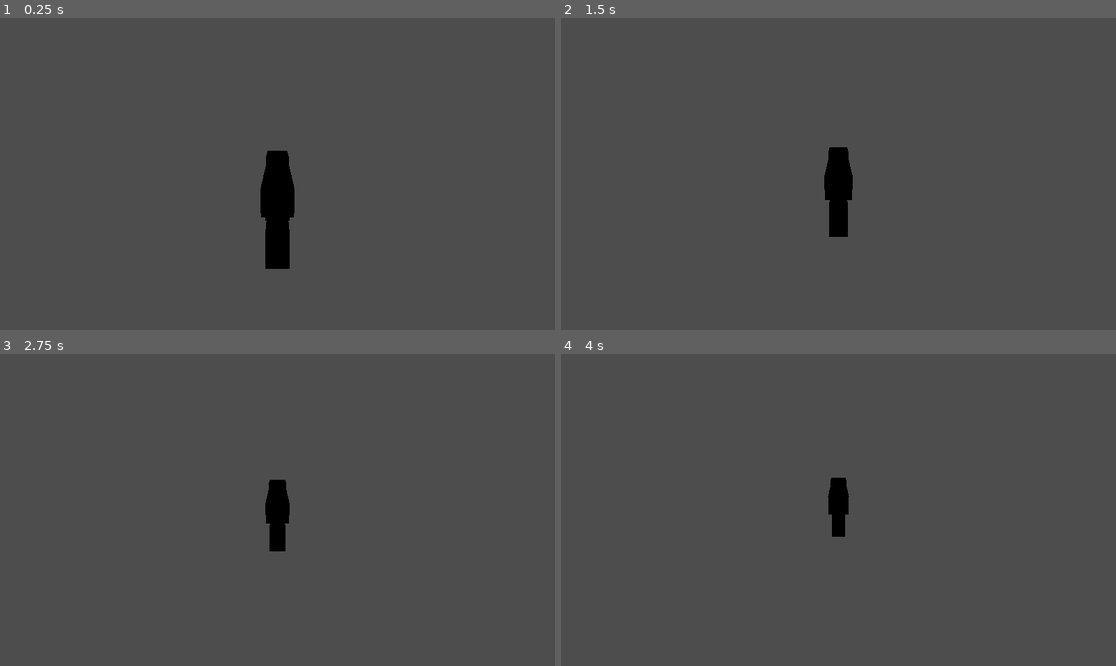
Above: before the commit, frames 1-4 (two rows, left to right).
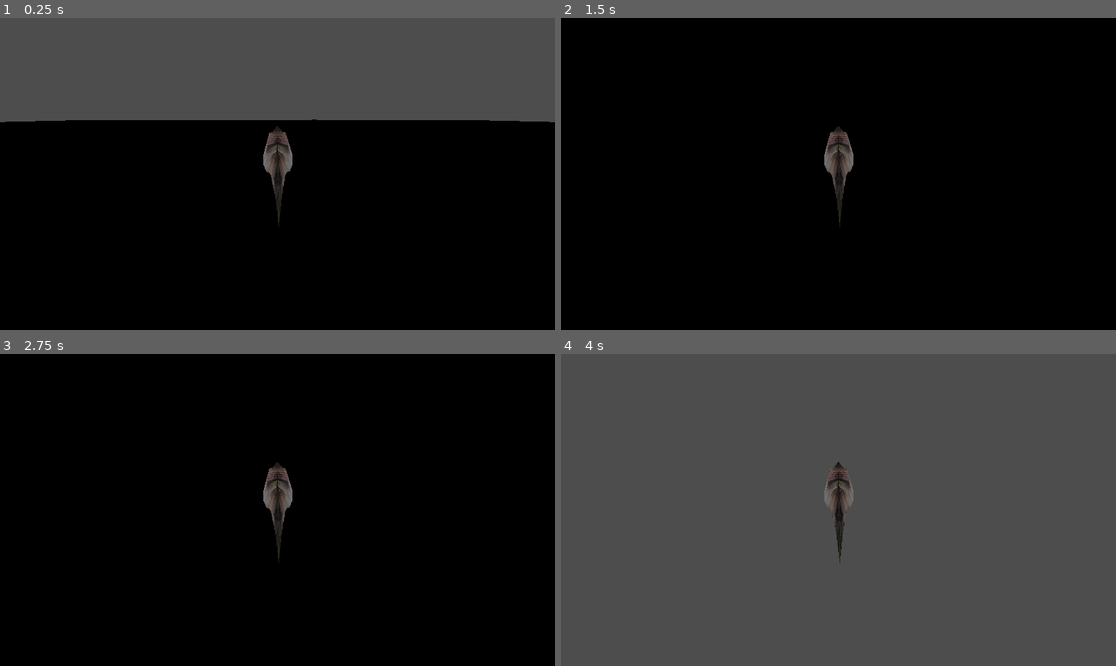
Above: after the commit, the same moments.

Repository: henkehedstrom/dj-scaled
Game: Godot game, scene res://level.tscn
The game is run twice, just before and just after one commit, with the same random seed, the same clock (stepped at 60 frames per second) and the same inputs.
Inputs (mouse positions are in pixels of both pictures, inside the frame that each line leads up to):
- Up to frame 1 (0.25 s): no input
- Up to frame 2 (1.5 s): move the mouse to (960, 158) at 0.52 s; hold D (right, bound only after the commit) 0.53-1.28 s; move the mouse to (727, 189) at 1.27 s; hold S (back, bound only after the commit) from 1.28 s (still down)
- Up to frame 3 (2.75 s): move the mouse to (333, 441) at 2.02 s; release S (back, bound only after the commit) at 2.03 s; hold D (right, bound only after the commit) from 2.03 s (still down)
- Up to frame 4 (4 s): tap Enter at 2.75 s; move the mouse to (810, 572) at 2.77 s; release D (right, bound only after the commit) at 2.78 s; hold W (forward, bound only after the commit) 2.78-3.53 s; move the mouse to (1005, 556) at 3.52 s; hold A (left, bound only after the commit) from 3.53 s (still down)

The runs differ from the first frame. In frame 1, 66% of the frame differs, in the area x 0-100%, y 32-100%; in frame 2, 99%; in frame 3, 100%, in the area x 0-100%, y 0-100%; in frame 4, 0.7%.

Commit message:
Fish in game

Diff:
--- a/Fish.gd
+++ b/Fish.gd
@@ -1,14 +1,51 @@
 extends CharacterBody3D
 
+var speed: float = 0.0
+var max_speed: float = 4.0
+var min_speed: float = 0.0
+var acceleration: float = 1.0
+var yaw_speed: float = 3.14
+
+var rotation_angle: Vector2 = Vector2.ZERO
 
 # Called when the node enters the scene tree for the first time.
 func _ready():
+	Input.mouse_mode = Input.MOUSE_MODE_CAPTURED
 	pass # Replace with function body.
 
 
 # Called every frame. 'delta' is the elapsed time since the previous frame.
 func _process(delta):
+	if Input.is_action_pressed("forward"):
+		speed += acceleration * delta
+
+	if Input.is_action_pressed("back"):
+		speed -= acceleration * delta
+
+	var yaw: float = 0.0;
+	if Input.is_action_pressed("right"):
+		yaw = yaw_speed
+
+	if Input.is_action_pressed("left"):
+		yaw = -yaw_speed
+
+	speed = clamp(speed, min_speed, max_speed)
+
+	var aim = get_global_transform().basis
+	var right = aim.x
+	var up = aim.y
+	var forward = aim.z
+
+	rotate(right, rotation_angle.y * delta) # Pitch
+	rotate(forward, rotation_angle.x * delta) # Roll
+	rotate(up, yaw * delta) # Yaw
 	pass
 
 func _physics_process(delta):
-	move_and_collide(Vector3(0,0,-0.01))
+	var aim = get_global_transform().basis
+	var forward = -aim.z
+	move_and_collide(forward * speed)
+
+func _input(event):
+	if event is InputEventMouseMotion:
+		rotation_angle = event.relative
--- a/fish.tscn
+++ b/fish.tscn
@@ -1,33 +1,17 @@
 [gd_scene load_steps=4 format=3 uid="uid://cid6u3cmr5qux"]
 
 [ext_resource type="Script" path="res://Fish.gd" id="1_y5jyl"]
+[ext_resource type="PackedScene" uid="uid://5db2ymui2if4" path="res://fish.glb" id="2_jbxnt"]
 
 [sub_resource type="BoxShape3D" id="BoxShape3D_n0rue"]
-size = Vector3(1, 1, 3.51849)
-
-[sub_resource type="BoxMesh" id="BoxMesh_vapq4"]
+size = Vector3(1, 1, 5.38096)
 
 [node name="Fish" type="CharacterBody3D"]
 script = ExtResource("1_y5jyl")
 
 [node name="CollisionShape3D" type="CollisionShape3D" parent="."]
-transform = Transform3D(1, 0, 0, 0, 1, 0, 0, 0, 1, 0.000483274, 0, -0.0043416)
+transform = Transform3D(1, 0, 0, 0, 1, 0, 0, 0, 1, 0.000483274, 0.144249, -0.186019)
 shape = SubResource("BoxShape3D_n0rue")
 
-[node name="MeshInstance3D3" type="MeshInstance3D" parent="."]
-transform = Transform3D(0.314935, 0, 0, 0, 0.0140985, 0.497826, 0, -1.13808, 0.127509, 0, 0.348055, 1.35451)
-mesh = SubResource("BoxMesh_vapq4")
-skeleton = NodePath("../MeshInstance3D")
-
-[node name="MeshInstance3D4" type="MeshInstance3D" parent="."]
-transform = Transform3D(0.560352, 0, 0, 0, 0.840385, 0, 0, 0, 0.96516, -0.00296378, 0.0111963, -1.08893)
-mesh = SubResource("BoxMesh_vapq4")
-
-[node name="MeshInstance3D2" type="MeshInstance3D" parent="."]
-transform = Transform3D(0.314935, 0, 0, 0, -0.0172426, 0.497435, 0, -1.13719, -0.155944, 0, -0.302138, 1.35451)
-mesh = SubResource("BoxMesh_vapq4")
-skeleton = NodePath("../MeshInstance3D")
-
-[node name="MeshInstance3D" type="MeshInstance3D" parent="."]
-transform = Transform3D(0.560352, 0, 0, 0, 0.499937, 0, 0, 0, 2.27325, 0, 0, 0)
-mesh = SubResource("BoxMesh_vapq4")
+[node name="fish" parent="." instance=ExtResource("2_jbxnt")]
+transform = Transform3D(-4.37114e-08, 0, -1, 0, 1, 0, 1, 0, -4.37114e-08, 0, 0, 0)
--- /dev/null
+++ b/fish_material.tres
@@ -0,0 +1,9 @@
+[gd_resource type="StandardMaterial3D" load_steps=2 format=3 uid="uid://b1pb68vupqq8q"]
+
+[ext_resource type="Texture2D" uid="uid://by8isd383o2au" path="res://fish_texture.png" id="1_l4j7b"]
+
+[resource]
+shading_mode = 0
+albedo_color = Color(0.584314, 0.584314, 0.584314, 1)
+albedo_texture = ExtResource("1_l4j7b")
+texture_filter = 2
--- a/level.tscn
+++ b/level.tscn
@@ -1,10 +1,38 @@
-[gd_scene load_steps=2 format=3 uid="uid://dkk2wy2c3o8qi"]
+[gd_scene load_steps=4 format=3 uid="uid://dkk2wy2c3o8qi"]
 
 [ext_resource type="PackedScene" uid="uid://cid6u3cmr5qux" path="res://fish.tscn" id="1_8guv1"]
+
+[sub_resource type="BoxMesh" id="BoxMesh_kmqdb"]
+
+[sub_resource type="PlaneMesh" id="PlaneMesh_vukxj"]
 
 [node name="Level" type="Node3D"]
 
 [node name="Fish" parent="." instance=ExtResource("1_8guv1")]
 
-[node name="Camera3D" type="Camera3D" parent="."]
-transform = Transform3D(1, 0, 0, 0, 0.961098, 0.276208, 0, -0.276208, 0.961098, 0, 1.40857, 4.08699)
+[node name="Camera3D" type="Camera3D" parent="Fish"]
+transform = Transform3D(1, 0, 0, 0, 0.961098, 0.276208, 0, -0.276208, 0.961098, 0, 1.40857, 7.70137)
+
+[node name="MeshInstance3D" type="MeshInstance3D" parent="."]
+transform = Transform3D(1, 0, 0, 0, 1, 0, 0, 0, 1, 5.23259, 0, -11.6301)
+mesh = SubResource("BoxMesh_kmqdb")
+
+[node name="MeshInstance3D2" type="MeshInstance3D" parent="."]
+transform = Transform3D(1, 0, 0, 0, 1, 0, 0, 0, 1, -5.52137, 0, -19.0674)
+mesh = SubResource("BoxMesh_kmqdb")
+
+[node name="MeshInstance3D3" type="MeshInstance3D" parent="."]
+transform = Transform3D(1, 0, 0, 0, 1, 0, 0, 0, 1, 8.62072, 0, -41.3032)
+mesh = SubResource("BoxMesh_kmqdb")
+
+[node name="MeshInstance3D4" type="MeshInstance3D" parent="."]
+transform = Transform3D(1, 0, 0, 0, 1, 0, 0, 0, 1, -5.96744, 0, -33.4878)
+mesh = SubResource("BoxMesh_kmqdb")
+
+[node name="MeshInstance3D5" type="MeshInstance3D" parent="."]
+transform = Transform3D(1, 0, 0, 0, 1, 0, 0, 0, 1, -12.9173, 0, -11.4848)
+mesh = SubResource("BoxMesh_kmqdb")
+
+[node name="floor" type="MeshInstance3D" parent="."]
+transform = Transform3D(709.219, 0, 0, 0, 709.219, 0, 0, 0, 709.219, 0, -14.3916, 0)
+mesh = SubResource("PlaneMesh_vukxj")
--- a/project.godot
+++ b/project.godot
@@ -15,6 +15,29 @@
 config/features=PackedStringArray("4.1", "GL Compatibility")
 config/icon="res://icon.svg"
 
+[input]
+
+forward={
+"deadzone": 0.5,
+"events": [Object(InputEventKey,"resource_local_to_scene":false,"resource_name":"","device":0,"window_id":0,"alt_pressed":false,"shift_pressed":false,"ctrl_pressed":false,"meta_pressed":false,"pressed":false,"keycode":0,"physical_keycode":87,"key_label":0,"unicode":0,"echo":false,"script":null)
+]
+}
+back={
+"deadzone": 0.5,
+"events": [Object(InputEventKey,"resource_local_to_scene":false,"resource_name":"","device":0,"window_id":0,"alt_pressed":false,"shift_pressed":false,"ctrl_pressed":false,"meta_pressed":false,"pressed":false,"keycode":0,"physical_keycode":83,"key_label":0,"unicode":0,"echo":false,"script":null)
+]
+}
+right={
+"deadzone": 0.5,
+"events": [Object(InputEventKey,"resource_local_to_scene":false,"resource_name":"","device":0,"window_id":0,"alt_pressed":false,"shift_pressed":false,"ctrl_pressed":false,"meta_pressed":false,"pressed":false,"keycode":0,"physical_keycode":68,"key_label":0,"unicode":0,"echo":false,"script":null)
+]
+}
+left={
+"deadzone": 0.5,
+"events": [Object(InputEventKey,"resource_local_to_scene":false,"resource_name":"","device":-1,"window_id":0,"alt_pressed":false,"shift_pressed":false,"ctrl_pressed":false,"meta_pressed":false,"pressed":false,"keycode":0,"physical_keycode":65,"key_label":0,"unicode":97,"echo":false,"script":null)
+]
+}
+
 [rendering]
 
 renderer/rendering_method="gl_compatibility"
Binary file added: fish.glb
Not shown, added: fish.glb.import
Binary file added: fish_texture.png
Not shown, added: fish_texture.png.import
